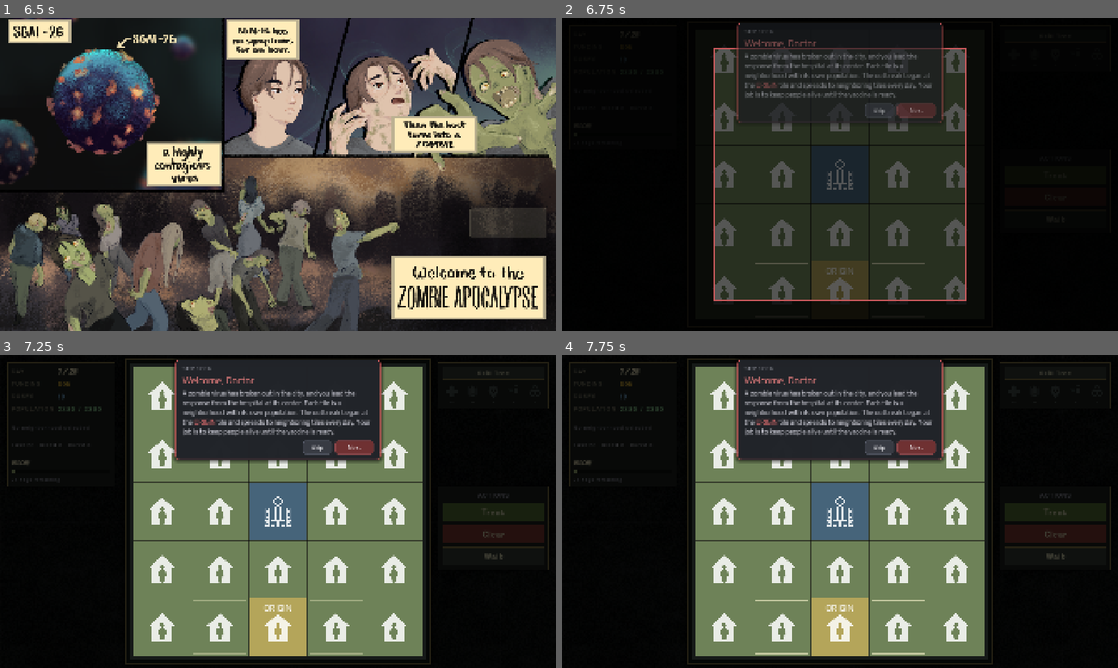
Above: before the commit, frames 1-4 (two rows, left to right).
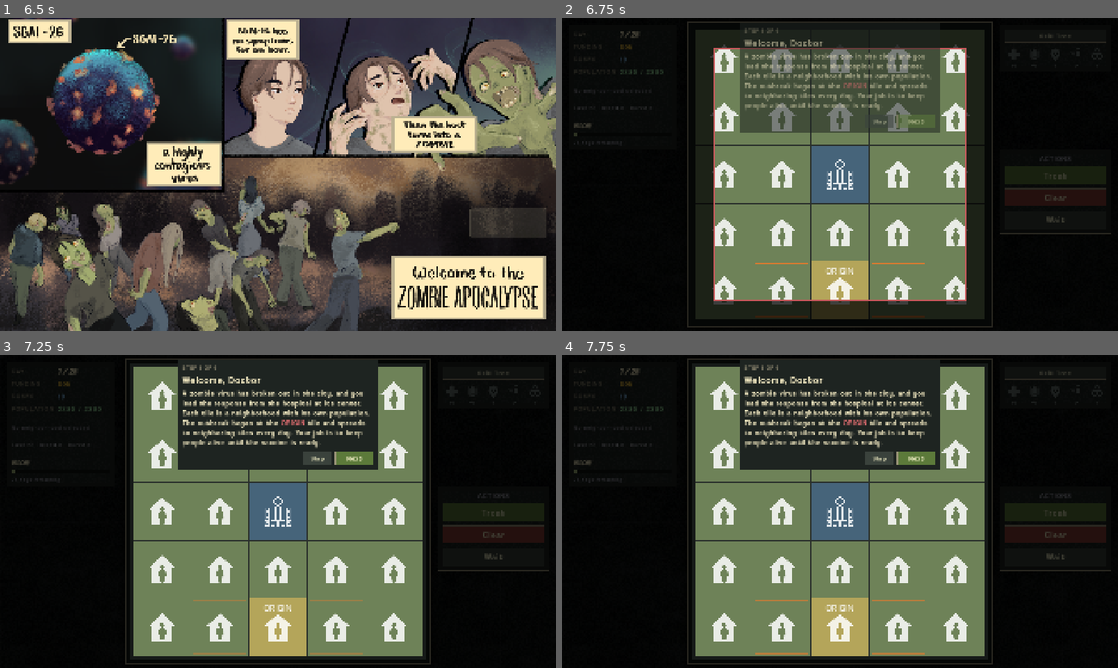
Above: after the commit, the same moments.

Repository: yuleedev/sgai-26
Game: Godot game, scene res://scenes/start_screen.tscn
Two runs of this game, one before a commit and one after it. Both use one fixed random seed, a clock stepped at 60 frames per second and the inputs below. Sound files missing from this copy of the repository are replaced by a short silence.
Inputs (mouse positions are in pixels of both pictures, inside the frame that each line leads up to):
- Up to frame 1 (6.5 s): tap Enter (ui_accept) at 0.5, 0.77, 1.52, 3.02, 3.77, 4.52, 6.02 s; move the mouse to (400, 158) at 0.52 s; click (400, 158) at 0.67 s; move the mouse to (166, 190) at 1.27 s; click (166, 190) at 1.42 s; move the mouse to (333, 105) at 2.02 s; click (333, 105) at 2.17 s; move the mouse to (250, 237) at 2.77 s; click (250, 237) at 2.92 s; move the mouse to (444, 221) at 3.52 s; click (444, 221) at 3.67 s; move the mouse to (111, 127) at 4.27 s; click (111, 127) at 4.42 s; move the mouse to (305, 174) at 5.02 s; click (305, 174) at 5.17 s; move the mouse to (194, 96) at 5.77 s; click (194, 96) at 5.92 s
- Up to frame 2 (6.75 s): click "START" at 6.5 s
- Up to frame 3 (7.25 s): no input
- Up to frame 4 (7.75 s): click "Skill Tree" at 7.25 s

Frame 1 is identical in both runs. In frame 2, 38% of the frame differs, in the area x 2-99%, y 1-99%; in frame 3, 6.0%; in frame 4, 6.0%.

Commit message:
commit

Diff:
--- a/scripts/core/game_manager.gd
+++ b/scripts/core/game_manager.gd
@@ -47,12 +47,8 @@
 const CLEAR_PLUS_ACCENT := Color(0.72, 0.46, 0.30)
 const WAIT_ACCENT := Color(0.40, 0.42, 0.48)
 const KILL_TEXT_COLOR := Color(1.0, 0.36, 0.36)
-
-# button fill colors specifically -- desaturated versions distinct from the
-# brighter scan-tint/floating-text colors above, per the panel restyle pass
-const TREAT_BUTTON_FILL := Color("5C7A3A")
-const CLEAR_BUTTON_FILL := Color("8A4038")
-const WAIT_BUTTON_FILL := Color("3A423C")
+# button fill colors (TREAT/CLEAR/WAIT) now live in Palette.gd, shared with
+# every other screen's buttons rather than being local to this file
 
 const SkillTreeScript := preload("res://scripts/ui/skill_tree.gd")  # lets us read SKILLS without instantiating the tree
 
@@ -197,12 +193,6 @@
 	var overlay := ColorRect.new()
 	overlay.color = Color.BLACK
 	overlay.set_anchors_preset(Control.PRESET_FULL_RECT)
-	overlay.mouse_filter = Control.MOUSE_FILTER_IGNORE
-	layer.add_child(overlay)
-	var tween := create_tween()
-	tween.tween_property(overlay, "modulate:a", 0.0, 0.5)
-	tween.tween_callback(layer.queue_free)
-
 func ensure_log_headers() -> void:
 	if not FileAccess.file_exists(log_path):
 		var f := FileAccess.open(log_path, FileAccess.WRITE)
@@ -243,7 +233,7 @@
 	var sb := StyleBoxFlat.new()
 	sb.bg_color = Palette.BOARD_FRAME_BG
 	sb.set_corner_radius_all(0)
-	sb.set_border_width_all(2)
+	sb.set_border_width_all(1)
 	sb.border_color = Palette.ACCENT_EDGE
 	sb.content_margin_left = 16
 	sb.content_margin_right = 16
@@ -268,8 +258,8 @@
 func _add_grid_line(from: Vector2, to: Vector2) -> void:
 	var line := Line2D.new()
 	line.points = PackedVector2Array([from, to])
-	line.width = 3.0
-	line.default_color = Color(0.03, 0.02, 0.03, 0.55)
+	line.width = 2.0
+	line.default_color = Palette.TILE_GAP
 	line.z_index = 2
 	add_child(line)
 
@@ -367,8 +357,8 @@
 		var corner := grid.position + Vector2(cell.x * TILE_PX, cell.y * TILE_PX)
 		var outline := Line2D.new()
 		outline.width = 3.0
-		outline.default_color = Palette.HIGHLIGHT_BONE
-		outline.z_index = 6
+		outline.default_color = Palette.SPREAD_PREDICTION_COLOR  # solid, softer via lower opacity
+		outline.z_index = 6                                       # instead of a dash texture, which
 		outline.closed = true  # lets the engine miter-join the corner properly, instead of
 		outline.points = PackedVector2Array([  # manually repeating the first point, which leaves a seam
 			corner + Vector2(8, 8),
@@ -975,26 +965,17 @@
 	_build_status_panel()
 	_build_right_hud()
 	selection_highlight = Line2D.new()
-	selection_highlight.width = 3.0
+	selection_highlight.width = 4.0
 	selection_highlight.default_color = Palette.HIGHLIGHT_BONE
 	selection_highlight.visible = false
 	selection_highlight.z_index = 5
 	selection_highlight.closed = true
 	add_child(selection_highlight)
-	# same pulse cadence as the risk outlines, so the two don't look like two
-	# different visual languages next to each other
-	var selection_pulse := create_tween()
-	selection_pulse.set_loops()
-	selection_pulse.tween_property(selection_highlight, "modulate:a", 0.6, 0.8).set_trans(Tween.TRANS_SINE).set_ease(Tween.EASE_IN_OUT)
-	selection_pulse.tween_property(selection_highlight, "modulate:a", 1.0, 0.8).set_trans(Tween.TRANS_SINE).set_ease(Tween.EASE_IN_OUT)
+	# solid and static on purpose -- "I clicked here" should read as neutral/crisp,
+	# not urgent, which is what the at-risk outline's pulsing dashed red is for
 
 func _make_ui_font() -> Font:
-	# condensed fonts read cramped at zero tracking -- FontVariation's glyph
-	# spacing adds real letter-spacing without needing a different typeface
-	var variation := FontVariation.new()
-	variation.base_font = load("res://assets/Coolvetica Rg.otf")
-	variation.spacing_glyph = 3
-	return variation
+	return HudStyle.make_ui_font()
 
 func _make_display_font() -> Font:
 	# reserved for the few "important" moments (day count, vaccine countdown) --
@@ -1009,6 +990,7 @@
 	panel.add_theme_stylebox_override("panel", _make_hud_panel_style(HudStyle.AccentEdge.BORDERED))
 	$UI.add_child(panel)
 	status_panel = panel
+	_add_panel_grain(panel)
 
 	var vbox := VBoxContainer.new()
 	vbox.add_theme_constant_override("separation", 10)
@@ -1137,6 +1119,16 @@
 func _make_hud_panel_style(accent_edge: HudStyle.AccentEdge = HudStyle.AccentEdge.NONE) -> StyleBoxFlat:
 	return HudStyle.make_panel_style(accent_edge)
 
+func _add_panel_grain(panel: PanelContainer) -> void:
+	# PanelContainer gives every child the same full content rect, so this just
+	# overlays the panel's existing background/border with fine noise texture
+	var grain := ColorRect.new()
+	grain.mouse_filter = Control.MOUSE_FILTER_IGNORE
+	var material := ShaderMaterial.new()
+	material.shader = load("res://shaders/panel_grain.gdshader")
+	grain.material = material
+	panel.add_child(grain)
+
 func _build_right_hud() -> void:
 	# one VBoxContainer owns both blocks now, so width and right-margin are set
 	# once here instead of independently on each panel (which is what let them
@@ -1164,6 +1156,7 @@
 	panel.size_flags_horizontal = Control.SIZE_FILL
 	panel.add_theme_stylebox_override("panel", _make_hud_panel_style(HudStyle.AccentEdge.BORDERED))
 	skill_button_panel = panel
+	_add_panel_grain(panel)
 
 	var vbox := VBoxContainer.new()
 	vbox.add_theme_constant_override("separation", 10)
@@ -1176,7 +1169,7 @@
 	if hud_font != null:
 		button.add_theme_font_override("font", hud_font)
 	button.add_theme_font_size_override("font_size", 22)
-	_style_hud_button(button, WAIT_BUTTON_FILL)  # #3A423C, matches the action buttons per the restyle spec
+	_style_hud_button(button, Palette.NEUTRAL_BUTTON_FILL)  # matches the action buttons per the restyle spec
 	button.pressed.connect(_on_skills_pressed)
 	vbox.add_child(button)
 
@@ -1240,12 +1233,12 @@
 
 func _make_level_pip() -> Panel:
 	var pip := Panel.new()
-	pip.custom_minimum_size = Vector2(5, 5)
+	pip.custom_minimum_size = Vector2(7, 7)
 	return pip
 
 func _update_level_pip(pip: Panel, owned: bool) -> void:
 	var style := StyleBoxFlat.new()
-	style.set_corner_radius_all(3)
+	style.set_corner_radius_all(4)
 	if owned:
 		style.bg_color = Palette.ICON_TINT
 	else:
@@ -1260,6 +1253,7 @@
 	panel.size_flags_horizontal = Control.SIZE_FILL
 	panel.add_theme_stylebox_override("panel", _make_hud_panel_style(HudStyle.AccentEdge.BORDERED))
 	action_panel = panel
+	_add_panel_grain(panel)
 
 	var vbox := VBoxContainer.new()
 	vbox.add_theme_constant_override("separation", 12)
@@ -1274,11 +1268,11 @@
 	header.add_theme_color_override("font_color", Color(0.6, 0.6, 0.65))
 	vbox.add_child(header)
 
-	treat_button = add_action_button(vbox, "Treat", _on_treat_pressed, TREAT_BUTTON_FILL)
-	clear_button = add_action_button(vbox, "Clear", _on_clear_pressed, CLEAR_BUTTON_FILL)
+	treat_button = add_action_button(vbox, "Treat", _on_treat_pressed, Palette.TREAT_BUTTON_FILL)
+	clear_button = add_action_button(vbox, "Clear", _on_clear_pressed, Palette.CLEAR_BUTTON_FILL)
 	clear_plus_button = add_action_button(vbox, "Clear+", _on_clear_plus_pressed, CLEAR_PLUS_ACCENT)
 	clear_plus_button.visible = has_skill("reinforced_clear")
-	add_action_button(vbox, "Wait", _on_wait_pressed, WAIT_BUTTON_FILL)
+	add_action_button(vbox, "Wait", _on_wait_pressed, Palette.NEUTRAL_BUTTON_FILL)
 	return panel
 
 func add_action_button(parent: Node, label: String, handler: Callable, accent: Color) -> Button:
--- a/scripts/core/palette.gd
+++ b/scripts/core/palette.gd
@@ -8,7 +8,7 @@
                                                        # so this const doesn't rely on a method call
 
 const PANEL_BG := Color("1E2421")  # fully opaque -- alpha 1.0 by default on a 6-digit hex
-const ACCENT_EDGE := Color("8A7B4A")  # the single accent-edge border color, replaces the old uniform border
+const ACCENT_EDGE := Color("9A9478")  # bone khaki -- was #8A7B4A ("gold trim"), replaced per feedback
 const BOARD_FRAME_BG := Color("161A18")
 const SEPARATOR_COLOR := Color("3A423C")
 
@@ -17,11 +17,20 @@
 const BUTTON_DISABLED_BORDER := Color(0.18, 0.19, 0.16)
 const BUTTON_DISABLED_TEXT := Color(0.42, 0.42, 0.38)
 
+# button fill colors -- shared across every screen with buttons (main HUD,
+# tutorial, skill tree modal), not just game_manager.gd
+const TREAT_BUTTON_FILL := Color("5C7A3A")
+const CLEAR_BUTTON_FILL := Color("8A4038")
+const NEUTRAL_BUTTON_FILL := Color("3A423C")
+
 const ICON_TINT := Color("C8C4A0")
-const ICON_TINT_LOCKED := Color("4A5450")  # dim but fully visible, not just a faded ICON_TINT
+const ICON_TINT_LOCKED := Color("6A7470")  # dim but fully visible, not just a faded ICON_TINT
 
 const VACCINE_TROUGH_BG := Color("12150F")
 const VACCINE_TROUGH_BORDER := Color("3A423C")
 const VACCINE_FILL := Color("A8BC7E")
 
-const HIGHLIGHT_BONE := Color("F0EDC4")  # selection ring + at-risk outline both use this now
+const HIGHLIGHT_BONE := Color("F0EDC4")  # selection ring -- neutral, crisp, "I clicked here"
+const SPREAD_PREDICTION_COLOR := Color("E07A2E")  # bright orange, full opacity -- was a muddy dark brown
+
+const TILE_GAP := Color("2A302C")  # the only line between tiles now -- inner border/top-edge removed
--- a/scripts/ui/hud_style.gd
+++ b/scripts/ui/hud_style.gd
@@ -14,17 +14,23 @@
 	style.content_margin_top = 16
 	style.content_margin_bottom = 16
 	if accent_edge == AccentEdge.BORDERED:
-		style.set_border_width_all(2)
+		style.set_border_width_all(1)
 		style.border_color = Palette.ACCENT_EDGE
-	style.shadow_color = Color(0, 0, 0, 0.35)
-	style.shadow_size = 8
 	return style
+
+static func make_ui_font() -> Font:
+	# the one shared body/label font, used everywhere except the few "display"
+	# moments (day count, vaccine countdown) that intentionally use Bangers instead
+	var variation := FontVariation.new()
+	variation.base_font = load("res://assets/Coolvetica Rg.otf")
+	variation.spacing_glyph = 3  # condensed fonts read cramped at zero tracking
+	return variation
 
 static func style_button(btn: Button, fill_color: Color) -> void:
 	var normal := StyleBoxFlat.new()
 	normal.bg_color = fill_color
 	normal.set_corner_radius_all(0)
-	normal.set_border_width_all(2)
+	normal.set_border_width_all(1)
 	normal.border_color = Palette.ACCENT_EDGE
 	normal.content_margin_top = 8
 	normal.content_margin_bottom = 8
--- a/scripts/ui/skill_tree.gd
+++ b/scripts/ui/skill_tree.gd
@@ -113,10 +113,7 @@
 	add_child(purchase_sound_player)
 
 func _make_ui_font() -> Font:
-	var variation := FontVariation.new()
-	variation.base_font = load("res://assets/Coolvetica Rg.otf")
-	variation.spacing_glyph = 3
-	return variation
+	return HudStyle.make_ui_font()
 
 func _apply_theme() -> void:
 	bg_overlay.color = Color(0.03, 0.035, 0.045, 0.82)
@@ -128,26 +125,26 @@
 	panel_bg.content_margin_bottom = 26
 	panel.add_theme_stylebox_override("panel", panel_bg)
 
-	panel.add_theme_color_override("font_color", Color(0.88, 0.88, 0.88))
+	panel.add_theme_color_override("font_color", Palette.TEXT_BONE)
 
 	var title := $Panel/MainVBox/Header/Title as Label
 	if title != null and _ui_font != null:
 		title.add_theme_font_override("font", _ui_font)
 		title.add_theme_font_size_override("font_size", 32)
-		title.add_theme_color_override("font_color", Color(0.9, 0.9, 0.9))
+		title.add_theme_color_override("font_color", Palette.TEXT_BONE)
 
 	money_label.add_theme_font_override("font", _ui_font)
 	money_label.add_theme_font_size_override("font_size", 32)
 	money_label.add_theme_color_override("font_color", Color(0.95, 0.75, 0.2))
 
-	detail_hint.add_theme_color_override("font_color", Color(0.5, 0.5, 0.5))
+	detail_hint.add_theme_color_override("font_color", Palette.TEXT_BONE_MUTED)
 	detail_hint.add_theme_font_size_override("font_size", 16)
 
 	detail_name.add_theme_font_override("font", _ui_font)
 	detail_name.add_theme_font_size_override("font_size", 22)
-	detail_name.add_theme_color_override("font_color", Color(0.9, 0.9, 0.9))
-
-	detail_desc.add_theme_color_override("font_color", Color(0.7, 0.7, 0.7))
+	detail_name.add_theme_color_override("font_color", Palette.TEXT_BONE)
+
+	detail_desc.add_theme_color_override("font_color", Palette.TEXT_BONE_MUTED)
 	detail_desc.add_theme_font_size_override("font_size", 14)
 
 	detail_cost.add_theme_font_override("font", _ui_font)
@@ -156,7 +153,7 @@
 
 	detail_purchased.add_theme_font_override("font", _ui_font)
 	detail_purchased.add_theme_font_size_override("font_size", 20)
-	detail_purchased.add_theme_color_override("font_color", Color(0.3, 0.9, 0.3))
+	detail_purchased.add_theme_color_override("font_color", Palette.VACCINE_FILL)  # same "owned/complete" green as the vaccine bar fill
 
 	detail_buy_button.add_theme_font_override("font", _ui_font)
 	detail_buy_button.add_theme_font_size_override("font_size", 18)
@@ -164,8 +161,8 @@
 	close_button.add_theme_font_override("font", _ui_font)
 	close_button.add_theme_font_size_override("font_size", 18)
 
-	HudStyle.style_button(detail_buy_button, Color(0.44, 0.42, 0.58))
-	HudStyle.style_button(close_button, Color(0.44, 0.42, 0.58))
+	HudStyle.style_button(detail_buy_button, Palette.TREAT_BUTTON_FILL)
+	HudStyle.style_button(close_button, Palette.NEUTRAL_BUTTON_FILL)
 
 	detail_content.add_theme_constant_override("separation", 12)
 	detail_panel.add_theme_constant_override("separation", 12)
@@ -175,15 +172,8 @@
 	detail_buy_button.custom_minimum_size = Vector2(0, 44)
 	close_button.custom_minimum_size = Vector2(120, 44)
 
-	var detail_card := StyleBoxFlat.new()
-	detail_card.bg_color = Color(0.05, 0.05, 0.06, 0.6)
-	detail_card.set_corner_radius_all(8)
-	detail_card.corner_detail = 8
-	detail_card.border_width_left = 1
-	detail_card.border_width_right = 1
-	detail_card.border_width_top = 1
-	detail_card.border_width_bottom = 1
-	detail_card.border_color = Color(0.2, 0.2, 0.22)
+	var detail_card := HudStyle.make_panel_style(HudStyle.AccentEdge.BORDERED)
+	detail_card.bg_color = Palette.BOARD_FRAME_BG  # a shade darker than the main panel, so it still reads as "nested inside" it
 	detail_card.content_margin_left = 20
 	detail_card.content_margin_right = 20
 	detail_card.content_margin_top = 20
@@ -335,7 +325,7 @@
 		if _ui_font != null:
 			name_label.add_theme_font_override("font", _ui_font)
 		name_label.add_theme_font_size_override("font_size", 17)
-		name_label.add_theme_color_override("font_color", Color(0.78, 0.78, 0.82))
+		name_label.add_theme_color_override("font_color", Palette.TEXT_BONE_MUTED)
 		visual_tree.add_child(name_label)
 
 	update_node_colors()
--- a/scripts/ui/tutorial.gd
+++ b/scripts/ui/tutorial.gd
@@ -3,10 +3,8 @@
 signal finished
 
 const DIM_COLOR := Color(0, 0, 0, 0.74)
-const HIGHLIGHT_COLOR := Color(0.79, 0.35, 0.36)
-const TITLE_COLOR := Color(0.87, 0.48, 0.48)
+const HIGHLIGHT_COLOR := Color(0.79, 0.35, 0.36)  # spotlight-rect only, not panel/text chrome
 const HIGHLIGHT_PAD := 12.0
-const CORNER_RADIUS := 10.0
 const TOOLTIP_WIDTH := 400.0
 const TOOLTIP_WIDTH_MEDIUM := 540.0
 const TOOLTIP_WIDTH_WIDE := 660.0
@@ -56,7 +54,7 @@
 
 func _ready() -> void:
 	layer = 100
-	ui_font = load("res://assets/Play-Regular.ttf")
+	ui_font = HudStyle.make_ui_font()
 	_build_dimmer()
 	_build_tooltip()
 	if steps.is_empty():
@@ -107,14 +105,14 @@
 	if ui_font != null:
 		step_label.add_theme_font_override("font", ui_font)
 	step_label.add_theme_font_size_override("font_size", 18)
-	step_label.add_theme_color_override("font_color", Color(0.55, 0.56, 0.6))
+	step_label.add_theme_color_override("font_color", Palette.TEXT_BONE_MUTED)
 	vbox.add_child(step_label)
 
 	title_label = Label.new()
 	if ui_font != null:
 		title_label.add_theme_font_override("font", ui_font)
 	title_label.add_theme_font_size_override("font_size", 32)
-	title_label.add_theme_color_override("font_color", TITLE_COLOR)
+	title_label.add_theme_color_override("font_color", Palette.TEXT_BONE)
 	vbox.add_child(title_label)
 
 	body_label = RichTextLabel.new()
@@ -126,7 +124,7 @@
 		body_label.add_theme_font_override("normal_font", ui_font)
 		body_label.add_theme_font_override("bold_font", ui_font)
 	body_label.add_theme_font_size_override("normal_font_size", 23)
-	body_label.add_theme_color_override("default_color", Color(0.82, 0.82, 0.86))
+	body_label.add_theme_color_override("default_color", Palette.TEXT_BONE)
 	body_label.add_theme_constant_override("line_separation", 5)
 	body_label.custom_minimum_size = Vector2(TOOLTIP_WIDTH, 0)
 	vbox.add_child(body_label)
@@ -142,7 +140,7 @@
 	if ui_font != null:
 		skip_button.add_theme_font_override("font", ui_font)
 	skip_button.add_theme_font_size_override("font_size", 20)
-	_style_button(skip_button, Color(0.40, 0.42, 0.48))
+	HudStyle.style_button(skip_button, Palette.NEUTRAL_BUTTON_FILL)
 	skip_button.pressed.connect(_finish)
 	buttons.add_child(skip_button)
 
@@ -152,48 +150,12 @@
 	if ui_font != null:
 		next_button.add_theme_font_override("font", ui_font)
 	next_button.add_theme_font_size_override("font_size", 22)
-	_style_button(next_button, Color(0.79, 0.35, 0.36))
+	HudStyle.style_button(next_button, Palette.TREAT_BUTTON_FILL)
 	next_button.pressed.connect(_on_next_pressed)
 	buttons.add_child(next_button)
 
 func _tooltip_style() -> StyleBoxFlat:
-	var sb := StyleBoxFlat.new()
-	sb.bg_color = Color(0.13, 0.14, 0.16, 0.98)
-	sb.set_corner_radius_all(12)
-	sb.corner_detail = 8
-	sb.set_border_width_all(2)
-	sb.border_color = HIGHLIGHT_COLOR
-	sb.content_margin_left = 24
-	sb.content_margin_right = 24
-	sb.content_margin_top = 20
-	sb.content_margin_bottom = 20
-	sb.shadow_color = Color(0, 0, 0, 0.55)
-	sb.shadow_size = 14
-	return sb
-
-func _style_button(btn: Button, accent: Color) -> void:
-	var normal := StyleBoxFlat.new()
-	normal.bg_color = accent.darkened(0.45)
-	normal.set_corner_radius_all(8)
-	normal.corner_detail = 6
-	normal.set_border_width_all(2)
-	normal.border_color = accent
-	normal.content_margin_left = 14
-	normal.content_margin_right = 14
-	normal.content_margin_top = 6
-	normal.content_margin_bottom = 6
-	btn.add_theme_stylebox_override("normal", normal)
-	btn.add_theme_color_override("font_color", Color(0.95, 0.95, 0.96))
-
-	var hover := normal.duplicate() as StyleBoxFlat
-	hover.bg_color = accent.darkened(0.25)
-	hover.border_color = accent.lightened(0.2)
-	btn.add_theme_stylebox_override("hover", hover)
-	btn.add_theme_color_override("font_hover_color", Color.WHITE)
-
-	var pressed := normal.duplicate() as StyleBoxFlat
-	pressed.bg_color = accent.darkened(0.6)
-	btn.add_theme_stylebox_override("pressed", pressed)
+	return HudStyle.make_panel_style(HudStyle.AccentEdge.BORDERED)
 
 func _show_step(index: int, animate := true) -> void:
 	if animate:
--- /dev/null
+++ b/shaders/panel_grain.gdshader
@@ -0,0 +1,19 @@
+shader_type canvas_item;
+
+uniform float grain_amount : hint_range(0.0, 0.3) = 0.05;
+
+float hash(vec2 p) {
+	p = fract(p * vec2(123.34, 456.21));
+	p += dot(p, p + 45.32);
+	return fract(p.x * p.y);
+}
+
+void fragment() {
+	// pure alpha-blended speckle, no SCREEN_TEXTURE read needed -- half the pixels
+	// are faint light specks, half are faint dark specks, composited normally over
+	// whatever the panel already drew beneath this (its own bg color/border)
+	float n = hash(FRAGCOORD.xy) - 0.5;
+	vec3 speck_color = n > 0.0 ? vec3(1.0) : vec3(0.0);
+	float speck_alpha = abs(n) * grain_amount * 2.0;
+	COLOR = vec4(speck_color, speck_alpha);
+}
Not shown, added: shaders/panel_grain.gdshader.uid
